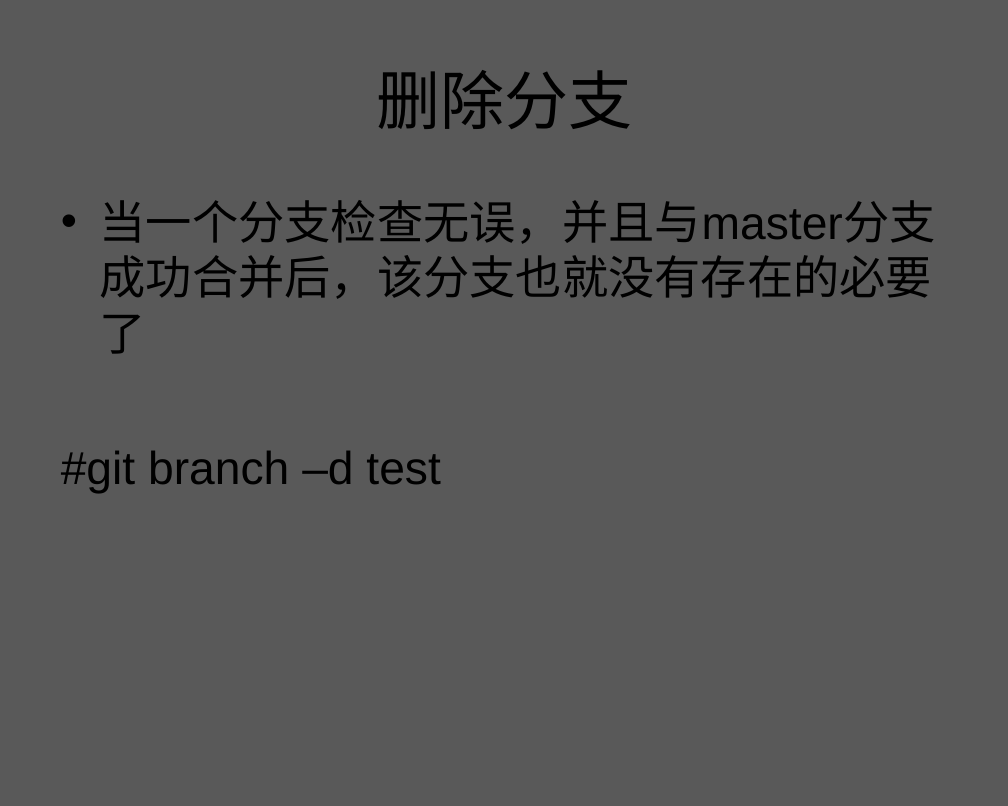
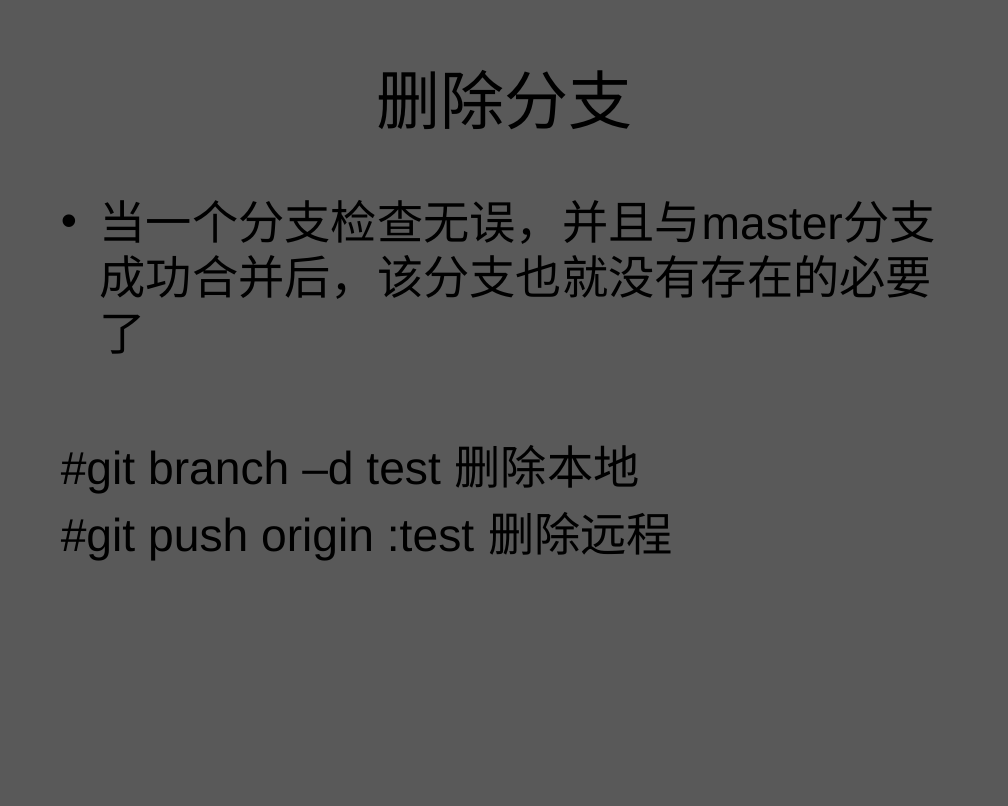
Before and after one commit to zhuxiaosheng/code, a slide deck: slide 76 of git.ppt (slide 74 before the commit). Drawn at 1008x806 pixels with LibreOffice and Linux fonts; fonts in the diff are those of the drawing; background and template pictures are left out. Boxes give left, top, right and bottom in pixels: in the first picture for what was removed or moved away, otherwise in the second. Text is boxed around its words. In the diff, an @@ line names an element or a change of style, - is before the commit and + after.

Commit message:
git

```diff
--- a/git.ppt
+++ b/git.ppt
@@ text at [61, 445, 673, 560]: text changed @@
-#git branch –d test
+#git branch –d test 删除本地
+#git push origin :test 删除远程
```
Also in this commit, not shown: 6 other slides changed, 3 slides added, 1 slide removed.
